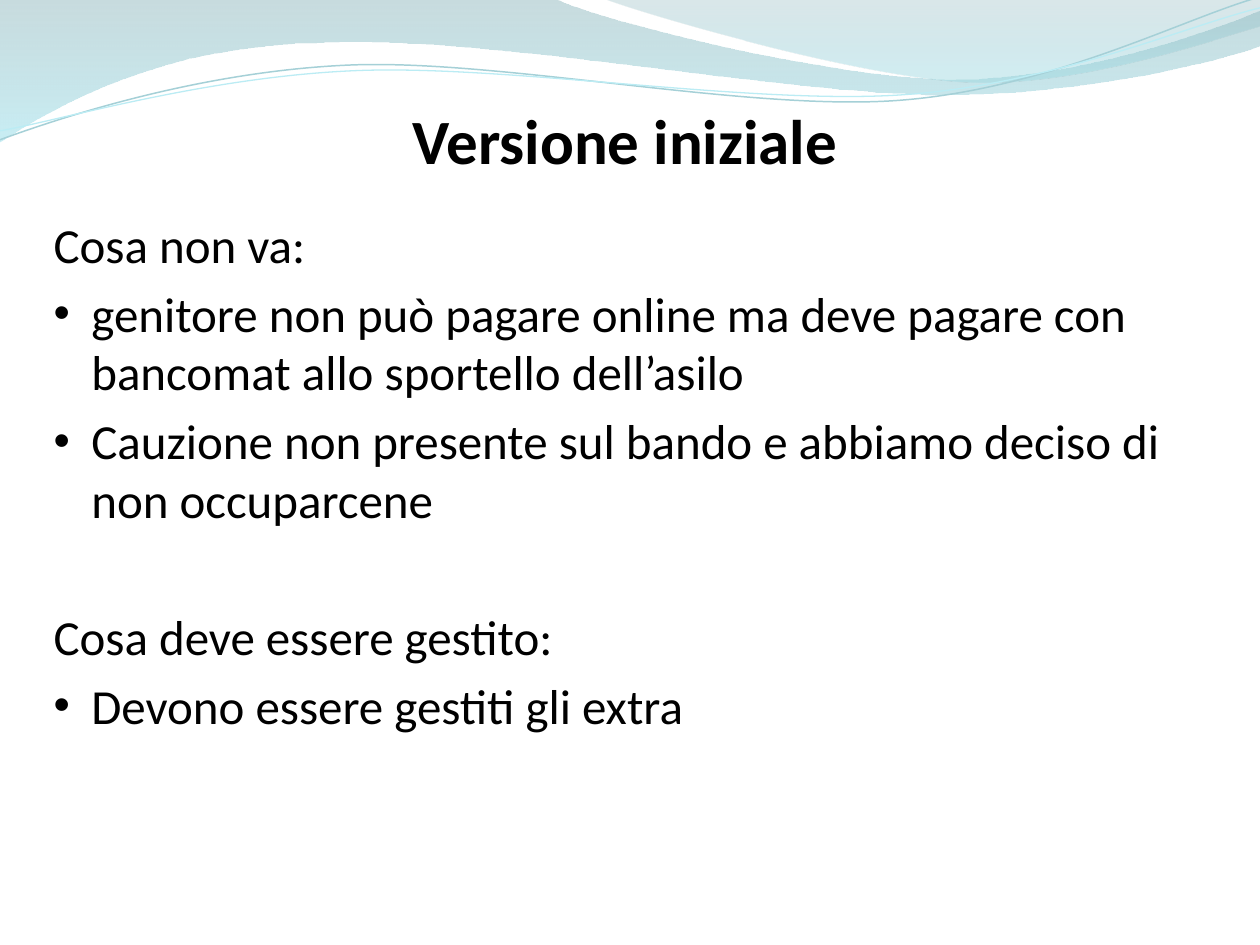
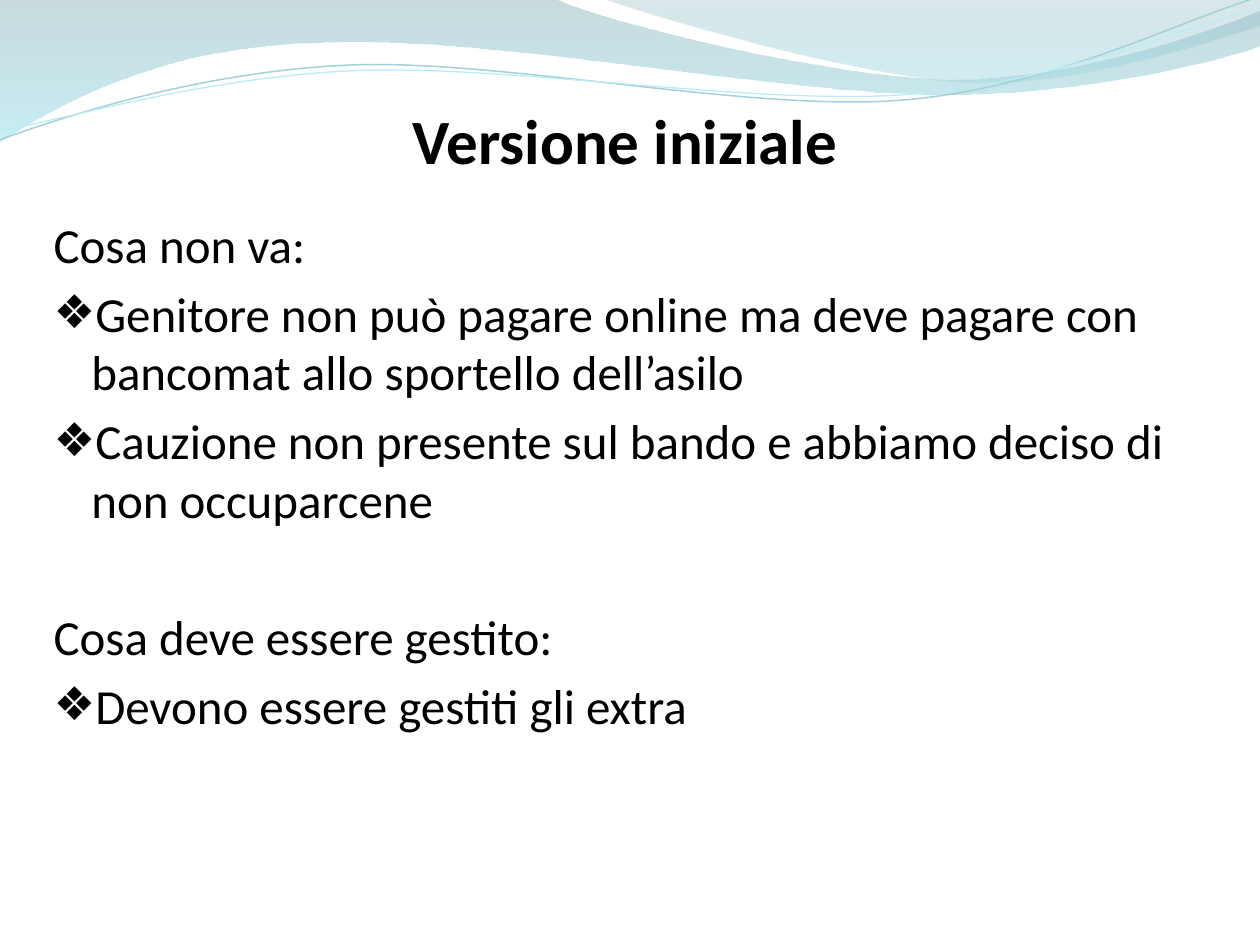
Before and after one commit to ammirate/at-silo, a slide deck: slide 9 of Presentazione/Atsilo2/Parisi/Atsilo_M_Parisi.pptx (slide 8 before the commit). Drawn at 1260x945 pixels with LibreOffice and Linux fonts; fonts in the diff are those of the drawing. Boxes give left, top, right and bottom in pixels: in the first picture for what was removed or moved away, otherwise in the second. Text is boxed around its words. In the diff, an @@ line names an element or a change of style, - is before the commit and + after.

```diff
--- a/Presentazione/Atsilo2/Parisi/Atsilo_M_Parisi.pptx
+++ b/Presentazione/Atsilo2/Parisi/Atsilo_M_Parisi.pptx
@@ text at (x1=91, y1=298, x2=1138, y2=398): text changed @@
-• genitore non può pagare online ma deve pagare con bancomat allo sportello dell’asilo
+❖ Genitore non può pagare online ma deve pagare con bancomat allo sportello dell’asilo
@@ text at (x1=91, y1=425, x2=1163, y2=733): bullet • to ❖ @@
```
Also in this commit, not shown: 6 other slides changed, 3 slides added, 1 slide removed.
